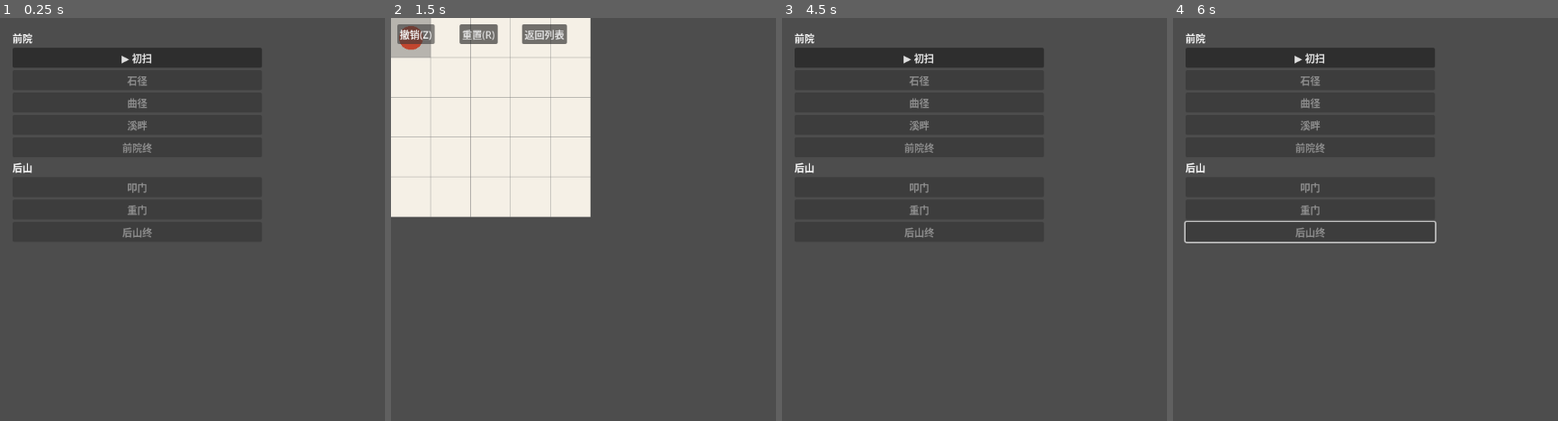
Above: before the commit, frames 1-4 (left to right).
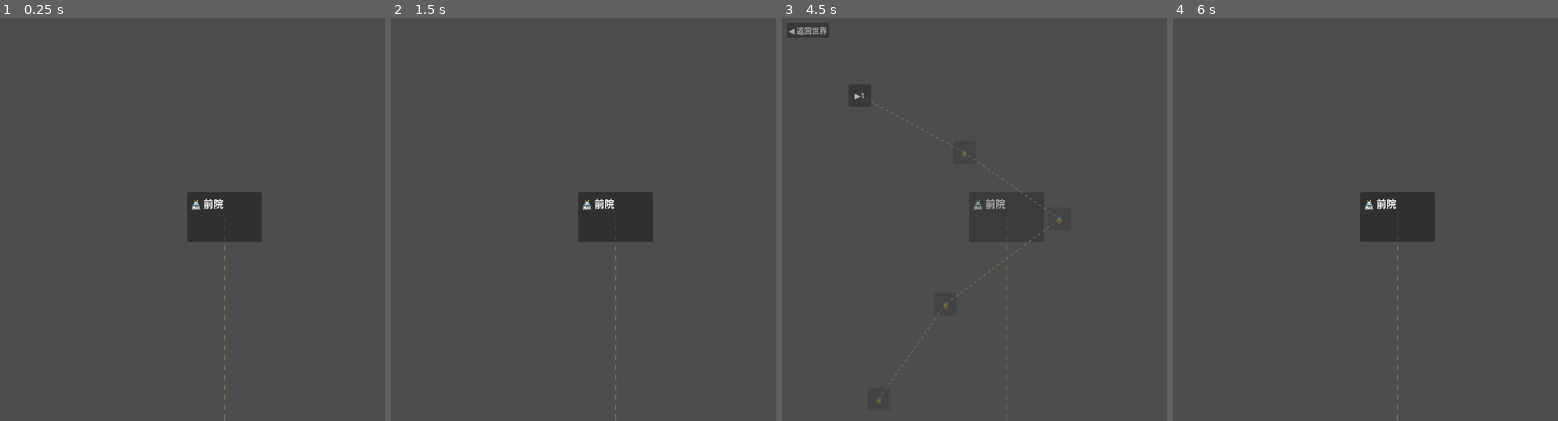
Above: after the commit, the same moments.

Repository: earneet/monk
Game: Godot game, scene res://Scenes/boot.tscn
Two runs of this game, one before a commit and one after it. Both use one fixed random seed, a clock stepped at 60 frames per second and the inputs below. This scene is started directly instead of the project's main scene.
Inputs (mouse positions are in pixels of both pictures, inside the frame that each line leads up to):
- Up to frame 1 (0.25 s): no input
- Up to frame 2 (1.5 s): click (529, 58) at 0.5 s, where only the run before the commit has a clickable "▶ 初扫"; click (414, 34) at 1.25 s, where only the run before the commit has a clickable "撤销(Z)"
- Up to frame 3 (4.5 s): click (870, 34) at 2 s, where only the run before the commit has a clickable "重置(R)"; click (936, 34) at 2.75 s, where only the run before the commit has a clickable "返回列表"; tap Enter at 3.5 s; move the mouse to (outside the picture) at 3.52 s; hold Right 3.53-4.25 s; hold Shift 3.53-4.25 s; click (outside the picture) at 3.67 s; tap Space at 4.25 s; drag from (997, 239) to (1105, 300) at 4.27 s
- Up to frame 4 (6 s): click (1207, 34) at 5 s, where only the run after the commit has a clickable "◀ 返回世界"; tap Enter at 5.75 s; move the mouse to (outside the picture) at 5.77 s; hold Right from 5.78 s (still down); tap Ctrl at 5.85 s

The runs differ from the first frame. In frame 1, 4.1% of the frame differs, in the area x 3-68%, y 3-100%; in frame 2, 28%, in the area x 0-68%, y 0-100%; in frame 3, 4.2%; in frame 4, 4.6%.

Commit message:
refactor(level-menu): boot.gd 接入 LevelMenu(去 VBox,保留测试依赖字段)
Co-Authored-By: Claude <noreply@anthropic.com>

Diff:
--- a/scripts/ui/boot.gd
+++ b/scripts/ui/boot.gd
@@ -2,21 +2,23 @@
 extends Control
 
 const LevelScene := preload("res://Scenes/level.tscn")
+const LevelMenuScene := preload("res://Scenes/level_menu.tscn")
 
 @export var chapter_paths: Array[String] = [
     "res://resources/chapters/chapter_01.tres",
     "res://resources/chapters/chapter_02.tres",
 ]
+@export var layout_path: String = "res://resources/menu/world_map_layout.tres"
 
 var _chapters: Array[ChapterResource] = []
 var _progression: LevelProgression
-var _select_container: VBoxContainer
+var _level_menu: LevelMenu
 var _level_instance: Node
 
 func _ready() -> void:
     _load_chapters()
     _progression = LevelProgression.new(_chapters)
-    _build_select_ui()
+    _build_menu()
 
 func _load_chapters() -> void:
     _chapters = []
@@ -26,35 +28,20 @@
             if ch != null:
                 _chapters.append(ch)
 
-func _build_select_ui() -> void:
-    for c in get_children():
-        c.queue_free()
-    _select_container = VBoxContainer.new()
-    _select_container.position = Vector2(20, 20)
-    _select_container.size = Vector2(400, 600)
-    add_child(_select_container)
-    var unlocked := _progression.unlocked_ids()
-    var highlighted := _progression.highlighted_id()
-    for ch in _chapters:
-        var title := Label.new()
-        title.text = ch.display_name
-        _select_container.add_child(title)
-        for lvl in ch.main_levels:
-            var level: LevelResource = lvl as LevelResource
-            var id: String = level.meta.id
-            var btn := Button.new()
-            btn.text = level.meta.display_name
-            if _progression.is_completed(id):
-                btn.text = "✓ " + btn.text
-            if id == highlighted:
-                btn.text = "▶ " + btn.text
-            btn.disabled = not (id in unlocked)
-            btn.pressed.connect(_on_level_selected.bind(level))
-            _select_container.add_child(btn)
+func _build_menu() -> void:
+    var layout: WorldMapLayout = null
+    if ResourceLoader.exists(layout_path):
+        layout = load(layout_path) as WorldMapLayout
+    if layout == null:
+        return
+    _level_menu = LevelMenuScene.instantiate()
+    add_child(_level_menu)
+    _level_menu.setup(_chapters, layout, _progression)
+    _level_menu.level_chosen.connect(_on_level_chosen)
 
-func _on_level_selected(level: LevelResource) -> void:
-    if _select_container != null:
-        _select_container.visible = false
+func _on_level_chosen(level: LevelResource) -> void:
+    if _level_menu != null:
+        _level_menu.visible = false
     _level_instance = LevelScene.instantiate()
     _level_instance.level = level
     _level_instance.won.connect(_on_level_won)
@@ -65,14 +52,16 @@
     var id: String = (_level_instance.level as LevelResource).meta.id
     _progression.mark_completed(id)
     _exit_level()
+    if _level_menu != null:
+        _level_menu.visible = true
+        _level_menu.refresh()
 
 func _on_level_back() -> void:
     _exit_level()
+    if _level_menu != null:
+        _level_menu.visible = true
 
 func _exit_level() -> void:
     if _level_instance != null:
         _level_instance.queue_free()
         _level_instance = null
-    if _select_container != null:
-        _build_select_ui()
-        _select_container.visible = true
--- a/tests/ui/test_boot.gd
+++ b/tests/ui/test_boot.gd
@@ -3,12 +3,13 @@
 func test_ready_safe_without_chapter_files():
     var boot := Boot.new()
     boot.chapter_paths = ["res://resources/chapters/__nonexistent__.tres"]
-    add_child(boot)
+    boot.layout_path = "res://resources/menu/__nonexistent__.tres"
+    add_child_autofree(boot)
     assert_not_null(boot._progression)
-    assert_eq(boot._chapters, [])
+    assert_eq(boot._chapters.size(), 0)
 
 func test_level_instance_cleaned_on_exit():
     var boot := Boot.new()
-    add_child(boot)
+    add_child_autofree(boot)
     boot._exit_level()
     assert_true(boot._level_instance == null)
